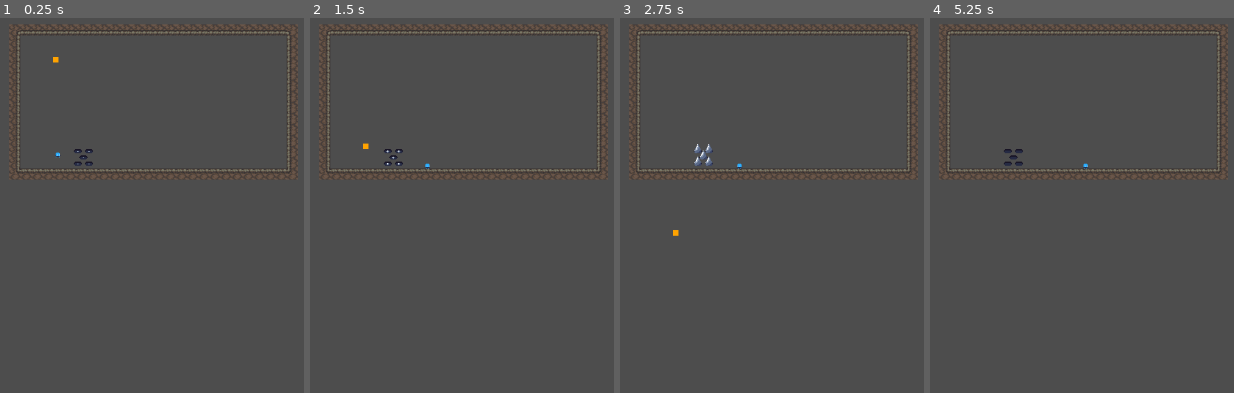
Above: before the commit, frames 1-4 (left to right).
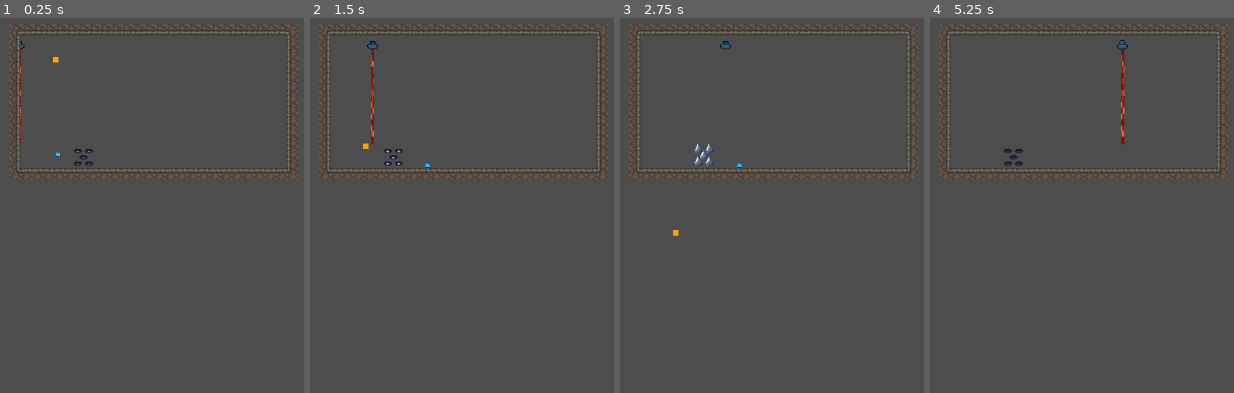
Above: after the commit, the same moments.

Repository: Miles-Miles2/gameJam_moo
Game: Godot game, scene res://Scenes & Scripts/haybale_test.tscn
Same seed, same stepped clock (60 frames per second), same inputs: the game is played once before the commit and once after it.
Inputs:
- Up to frame 1 (0.25 s): no input
- Up to frame 2 (1.5 s): hold D (move_right) from 0.53 s (still down); tap W (jump) at 0.77 s
- Up to frame 3 (2.75 s): tap W (jump) at 1.52 s; tap Enter at 2 s; release D (move_right) at 2.03 s; hold A (move_left) from 2.03 s (still down)
- Up to frame 4 (5.25 s): tap Space at 2.75, 4.25 s; release A (move_left) at 2.78 s; hold D (move_right) 2.78-4.28 s; tap W (jump) at 3.02, 3.77, 4.52 s; tap Enter at 3.5, 5 s; hold A (move_left) 4.28-5.03 s; hold D (move_right) from 5.03 s (still down)

The runs differ from the first frame. In frame 1, 0.1% of the frame differs, in the area x 6-9%, y 6-34%; in frame 2, 0.3%; in frame 3, less than 0.1%; in frame 4, 0.4%, in the area x 50-66%, y 5-41%.

Commit message:
Finished UFO

Diff:
--- a/Scenes & Scripts/haybale_test.tscn
+++ b/Scenes & Scripts/haybale_test.tscn
@@ -1,9 +1,10 @@
-[gd_scene load_steps=7 format=3 uid="uid://7gm8pkvj7cll"]
+[gd_scene load_steps=8 format=3 uid="uid://7gm8pkvj7cll"]
 
 [ext_resource type="Texture2D" uid="uid://dfr0fjt7hbdw1" path="res://Assets/Sprites/ashlands_tileset.png" id="1_bnirv"]
 [ext_resource type="PackedScene" uid="uid://885q81hw5b0h" path="res://Scenes & Scripts/hay.tscn" id="2_au0pl"]
 [ext_resource type="PackedScene" uid="uid://bie8obrly3d0k" path="res://Scenes & Scripts/player.tscn" id="3_67pqc"]
 [ext_resource type="PackedScene" uid="uid://dojvn0csygi6s" path="res://Scenes & Scripts/spike.tscn" id="4_67pqc"]
+[ext_resource type="PackedScene" uid="uid://5tyf7dlnm3e" path="res://Scenes & Scripts/ufo.tscn" id="5_6xgsn"]
 
 [sub_resource type="TileSetAtlasSource" id="TileSetAtlasSource_f0i3m"]
 texture = ExtResource("1_bnirv")
@@ -478,6 +479,9 @@
 
 [node name="initScene" type="Node2D"]
 
+[node name="ufo" parent="." instance=ExtResource("5_6xgsn")]
+position = Vector2(-206, -180)
+
 [node name="TileMap" type="TileMap" parent="." groups=["ground"]]
 tile_set = SubResource("TileSet_xp8dm")
 format = 2
--- /dev/null
+++ b/Scenes & Scripts/ufo.gd
@@ -0,0 +1,59 @@
+extends Node2D
+
+@onready var pos = position
+@onready var bounce_time: Timer = $bounce
+@onready var hitbox: CollisionShape2D = $laser_hitbox/CollisionShape2D
+@onready var laserbox: CollisionShape2D = $ufo_hitbox/CollisionShape2D
+@onready var timer: Timer = $Timer
+@onready var ray: Sprite2D = $Sprite2D
+@onready var position_reset_timer: Timer = $position_reset
+@onready var zap_attack: AnimationPlayer = $AnimationPlayer
+
+@export var active = false
+@export var speed = 50
+@export var dir = 1
+
+var should_bounce = false
+
+func _ready() -> void:
+	enable()
+
+# Called every frame. 'delta' is the elapsed time since the previous frame.
+func _physics_process(delta: float) -> void:
+	if active:
+		position.x += speed*delta*dir
+	print(should_bounce)
+
+func enable():
+	print(pos)
+	bounce_time.start()
+	active = true
+	await get_tree().create_timer(1).timeout
+	zap_attack.play("zap")
+
+func disable():
+	zap_attack.stop()
+	hitbox.disabled = true
+	ray.visible = false
+	should_bounce = false
+	speed = 300
+	position_reset_timer.start()
+
+func _on_area_2d_body_entered(body: Node2D) -> void:
+	if body.is_in_group("player"):
+		body.damage(1)
+
+func _on_bounce_timeout() -> void:
+	should_bounce = true
+
+func _on_timer_timeout() -> void:
+	disable()
+
+func _on_position_reset_timeout() -> void:
+	active = false
+	position = pos
+
+
+func _on_ufo_hitbox_body_entered(body: Node2D) -> void:
+	if body.is_in_group("ground") && should_bounce == true:
+		dir *= -1
--- /dev/null
+++ b/Scenes & Scripts/ufo.tscn
@@ -0,0 +1,156 @@
+[gd_scene load_steps=15 format=3 uid="uid://5tyf7dlnm3e"]
+
+[ext_resource type="Script" uid="uid://d13p8xdy1req0" path="res://Scenes & Scripts/ufo.gd" id="1_2is6a"]
+[ext_resource type="Texture2D" uid="uid://dfr0fjt7hbdw1" path="res://Assets/Sprites/ashlands_tileset.png" id="2_gc7dw"]
+[ext_resource type="Texture2D" uid="uid://dv008rsexmhxd" path="res://Assets/Sprites/Alien1.png" id="3_5hdx5"]
+[ext_resource type="Texture2D" uid="uid://c0yoiglxqtxe8" path="res://Assets/Sprites/Alien2.png" id="4_a8sig"]
+[ext_resource type="Texture2D" uid="uid://44icv0wvr5iw" path="res://Assets/Sprites/Alien3.png" id="5_r4rev"]
+
+[sub_resource type="RectangleShape2D" id="RectangleShape2D_xrymg"]
+size = Vector2(4, 137)
+
+[sub_resource type="AtlasTexture" id="AtlasTexture_wbddl"]
+atlas = ExtResource("3_5hdx5")
+region = Rect2(0, 0, 16, 16)
+
+[sub_resource type="AtlasTexture" id="AtlasTexture_uxgfh"]
+atlas = ExtResource("4_a8sig")
+region = Rect2(0, 0, 16, 16)
+
+[sub_resource type="AtlasTexture" id="AtlasTexture_pxyvt"]
+atlas = ExtResource("5_r4rev")
+region = Rect2(0, 0, 16, 16)
+
+[sub_resource type="SpriteFrames" id="SpriteFrames_hdrwh"]
+animations = [{
+"frames": [{
+"duration": 1.0,
+"texture": SubResource("AtlasTexture_wbddl")
+}, {
+"duration": 1.0,
+"texture": SubResource("AtlasTexture_uxgfh")
+}, {
+"duration": 1.0,
+"texture": SubResource("AtlasTexture_pxyvt")
+}],
+"loop": true,
+"name": &"idle",
+"speed": 5.0
+}]
+
+[sub_resource type="Animation" id="Animation_8o21h"]
+resource_name = "zap"
+length = 2.0
+loop_mode = 1
+tracks/0/type = "value"
+tracks/0/imported = false
+tracks/0/enabled = true
+tracks/0/path = NodePath("Sprite2D:visible")
+tracks/0/interp = 1
+tracks/0/loop_wrap = true
+tracks/0/keys = {
+"times": PackedFloat32Array(0, 0.5),
+"transitions": PackedFloat32Array(1, 1),
+"update": 1,
+"values": [true, false]
+}
+tracks/1/type = "value"
+tracks/1/imported = false
+tracks/1/enabled = true
+tracks/1/path = NodePath("laser_hitbox/CollisionShape2D:disabled")
+tracks/1/interp = 1
+tracks/1/loop_wrap = true
+tracks/1/keys = {
+"times": PackedFloat32Array(0, 0.5),
+"transitions": PackedFloat32Array(1, 1),
+"update": 1,
+"values": [false, true]
+}
+
+[sub_resource type="Animation" id="Animation_l762c"]
+length = 0.001
+tracks/0/type = "value"
+tracks/0/imported = false
+tracks/0/enabled = true
+tracks/0/path = NodePath("Sprite2D:visible")
+tracks/0/interp = 1
+tracks/0/loop_wrap = true
+tracks/0/keys = {
+"times": PackedFloat32Array(0),
+"transitions": PackedFloat32Array(1),
+"update": 1,
+"values": [true]
+}
+tracks/1/type = "value"
+tracks/1/imported = false
+tracks/1/enabled = true
+tracks/1/path = NodePath("laser_hitbox/CollisionShape2D:disabled")
+tracks/1/interp = 1
+tracks/1/loop_wrap = true
+tracks/1/keys = {
+"times": PackedFloat32Array(0),
+"transitions": PackedFloat32Array(1),
+"update": 1,
+"values": [false]
+}
+
+[sub_resource type="AnimationLibrary" id="AnimationLibrary_iwyla"]
+_data = {
+&"RESET": SubResource("Animation_l762c"),
+&"zap": SubResource("Animation_8o21h")
+}
+
+[sub_resource type="RectangleShape2D" id="RectangleShape2D_2is6a"]
+size = Vector2(16, 16)
+
+[node name="ufo" type="Node2D"]
+script = ExtResource("1_2is6a")
+
+[node name="Sprite2D" type="Sprite2D" parent="."]
+texture_filter = 1
+position = Vector2(0, 75.5)
+scale = Vector2(0.9, 8.4375)
+texture = ExtResource("2_gc7dw")
+region_enabled = true
+region_rect = Rect2(36.4274, 227.825, 5.29572, 16.3885)
+
+[node name="laser_hitbox" type="Area2D" parent="."]
+
+[node name="CollisionShape2D" type="CollisionShape2D" parent="laser_hitbox"]
+position = Vector2(0, 75.5)
+shape = SubResource("RectangleShape2D_xrymg")
+
+[node name="AnimatedSprite2D" type="AnimatedSprite2D" parent="."]
+texture_filter = 1
+sprite_frames = SubResource("SpriteFrames_hdrwh")
+animation = &"idle"
+autoplay = "idle"
+frame_progress = 0.949896
+
+[node name="AnimationPlayer" type="AnimationPlayer" parent="."]
+libraries = {
+&"": SubResource("AnimationLibrary_iwyla")
+}
+
+[node name="bounce" type="Timer" parent="."]
+wait_time = 1.5
+one_shot = true
+autostart = true
+
+[node name="Timer" type="Timer" parent="."]
+wait_time = 10.0
+autostart = true
+
+[node name="position_reset" type="Timer" parent="."]
+wait_time = 3.0
+
+[node name="ufo_hitbox" type="Area2D" parent="."]
+
+[node name="CollisionShape2D" type="CollisionShape2D" parent="ufo_hitbox"]
+shape = SubResource("RectangleShape2D_2is6a")
+
+[connection signal="body_entered" from="laser_hitbox" to="." method="_on_area_2d_body_entered"]
+[connection signal="timeout" from="bounce" to="." method="_on_bounce_timeout"]
+[connection signal="timeout" from="Timer" to="." method="_on_timer_timeout"]
+[connection signal="timeout" from="position_reset" to="." method="_on_position_reset_timeout"]
+[connection signal="body_entered" from="ufo_hitbox" to="." method="_on_ufo_hitbox_body_entered"]
--- /dev/null
+++ b/node_2d.gd
@@ -0,0 +1,11 @@
+extends Node2D
+
+
+# Called when the node enters the scene tree for the first time.
+func _ready() -> void:
+	pass # Replace with function body.
+
+
+# Called every frame. 'delta' is the elapsed time since the previous frame.
+func _process(delta: float) -> void:
+	pass
Binary file added: Assets/Sprites/Alien1.png
Not shown, added: Assets/Sprites/Alien1.png.import
Binary file added: Assets/Sprites/Alien2.png
Not shown, added: Assets/Sprites/Alien2.png.import
Binary file added: Assets/Sprites/Alien3.png
Not shown, added: Assets/Sprites/Alien3.png.import
Not shown, added: Scenes & Scripts/ufo.gd.uid
Not shown, added: node_2d.gd.uid
